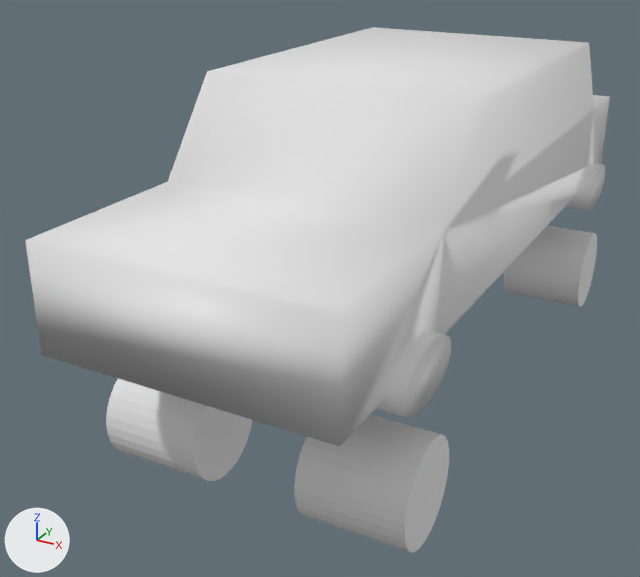
The Blender file BlenderModels/Vehicle/CadillacCarSolo.blend: old version first, new version second.
Camera for both pictures: a 50 mm lens placed at (2.79, -6.43, 2.77), pointed at (-0.44, -0.56, -0.16). Every picture has the same lights, and +X, +Y and +Z are marked at lower left. The picture after the commit comes second.
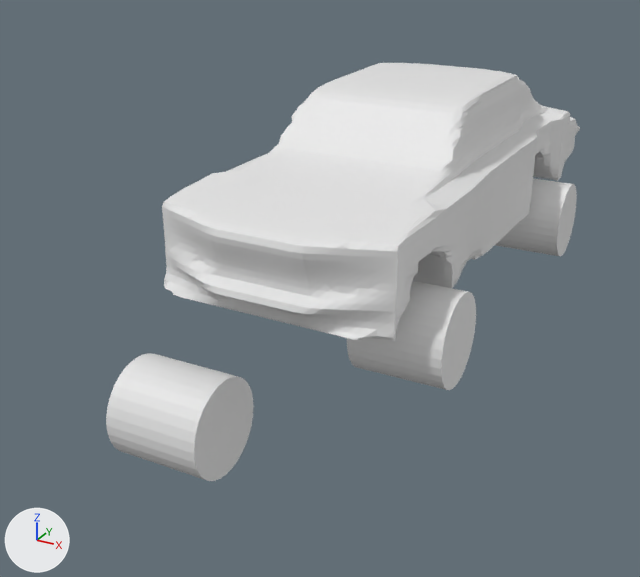
Commit message: Cadillac Car solo

Scene script edits in JSON lines:
```json
{"block": "me_cube_001", "where": "me_cube_001.from_pydata(...)  # 288 vertices, 148 faces; spans x -1.19..1.15, y -3.01..2.8, z 0.0..3.06"}
{"block": "me_cube_001", "where": "# used by ob_cadillaccarsolo; location = (0.0, 0.0, 0.0); scale = (1.0, 1.0, 0.537)"}
{"block": "me_cube_001", "change": "me_cube_001 part 1: all faces are now shaded flat (148 of 148 changed)"}
{"op": "add", "block": "me_cube", "code": ["me_cube = bpy.data.meshes.new('Cube')", "me_cube.from_pydata(...)  # 5410 vertices, 5408 faces; spans x -1.0..1.0, y -1.01..1.0, z -1.0..0.94"]}
{"op": "add", "block": "ob_cadillaccarsolo", "code": "ob_cadillaccarsolo.hide_set(True)"}
{"op": "set", "path": "ob_cylinder.location", "old": "(0.758, -1.997, -0.707)", "new": "(0.758, -1.437, 0.119)"}
{"op": "set", "path": "ob_cylinder.scale", "old": "(0.383, 0.383, 0.383)", "new": "(0.33, 0.33, 0.33)"}
{"op": "set", "path": "ob_cylinder_001.location", "old": "(0.758, 2.262, -0.707)", "new": "(0.758, 1.29, 0.119)"}
{"op": "set", "path": "ob_cylinder_001.scale", "old": "(0.383, 0.383, 0.383)", "new": "(0.33, 0.33, 0.33)"}
{"op": "add", "block": "ob_cube", "code": ["ob_cube = bpy.data.objects.new('Cube', me_cube)", "ob_cube.location = (-0.004, 0.149, 0.869)", "ob_cube.scale = (0.873, 2.31, 0.62)"]}
```

Changed parts and their boxes [x1, y1, x2, y2] in the pictures (640 x 577 px):
```json
{"object": "CadillacCarSolo", "change": "hidden", "before": [25, 27, 610, 446]}
{"object": "Cube", "change": "added", "after": [162, 63, 580, 341]}
{"object": "Cylinder", "change": "moved, rescaled", "before": [294, 415, 449, 553], "after": [347, 281, 476, 390], "on screen": "17% narrower, 21% shorter"}
{"object": "Cylinder.001", "change": "moved, rescaled", "before": [504, 226, 597, 307], "after": [496, 179, 577, 256]}
```
